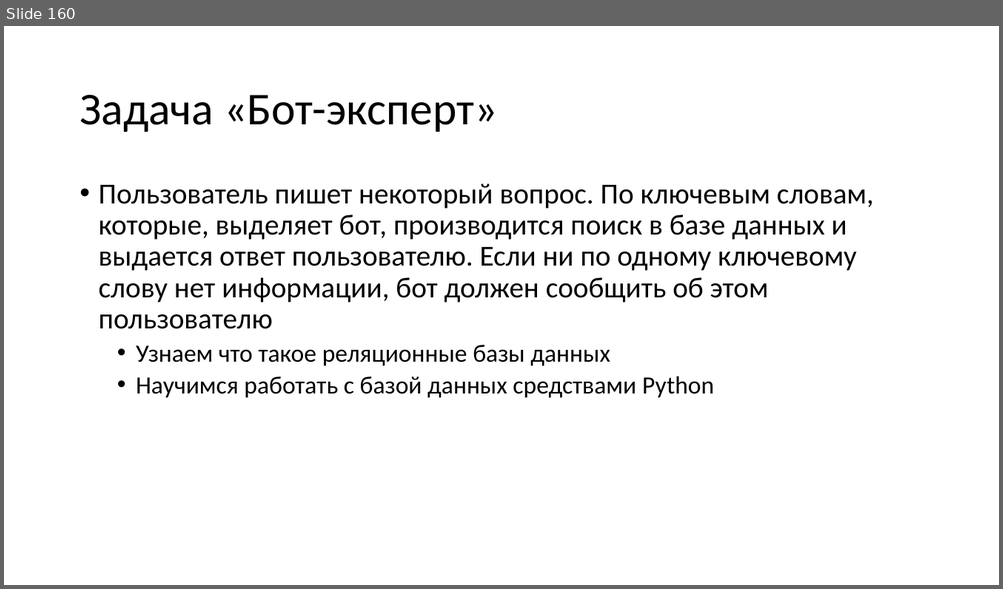
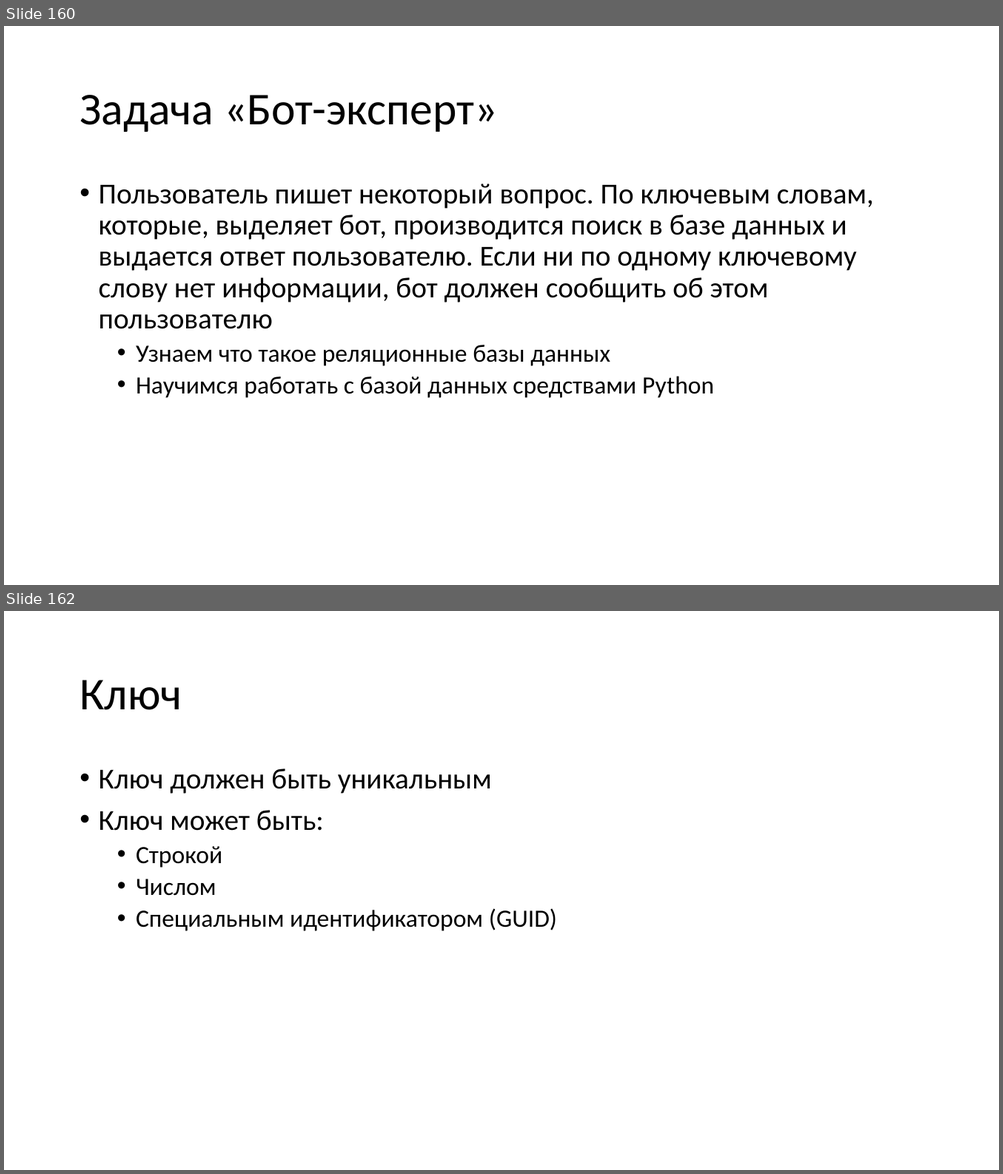
Before and after one commit to paveltsytovich/telegram-course, a slide deck: Presentation/Разработка ботов для телеграмм на Python.pptx. Shown one above the other, each under a label of ours: slide 160 before the commit, slides 160 and 162 after it; the slides between them are not shown. The pictures are 1003x589 and 1003x1174 pixels, drawn with LibreOffice and Linux fonts; fonts in the diff are those of the drawing. Boxes give left, top, right and bottom in pixels: in the first picture for what was removed or moved away, otherwise in the second. Text is boxed around its words. In the diff, an @@ line names an element or a change of style, - is before the commit and + after.

```diff
--- a/Presentation/Разработка ботов для телеграмм на Python.pptx
+++ b/Presentation/Разработка ботов для телеграмм на Python.pptx
@@ slide 162 added at (4, 611, 999, 1170), background #FFFFFF @@
@@ title added at (79, 680, 182, 710), 44 pt, text #000000 @@
+Ключ
@@ text added at (99, 769, 557, 931), 24 pt, text #000000 @@
+• Ключ должен быть уникальным
+• Ключ может быть:
+  • Строкой
+  • Числом
+  • Специальным идентификатором (GUID)
```
Also in this commit, not shown: 8 other slides added, 1 slide removed.
